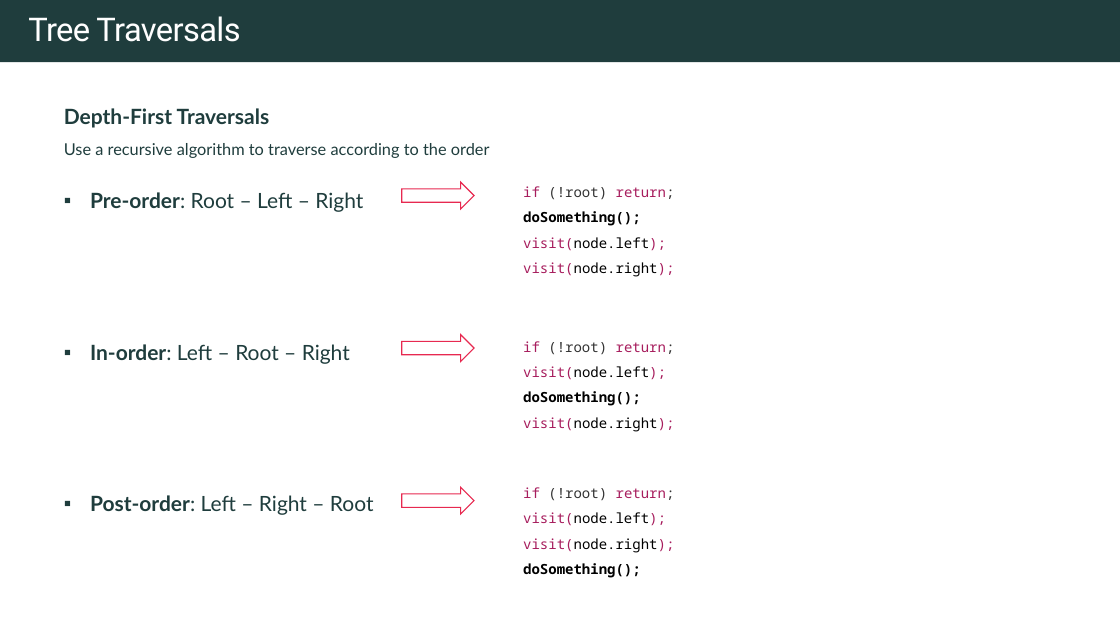
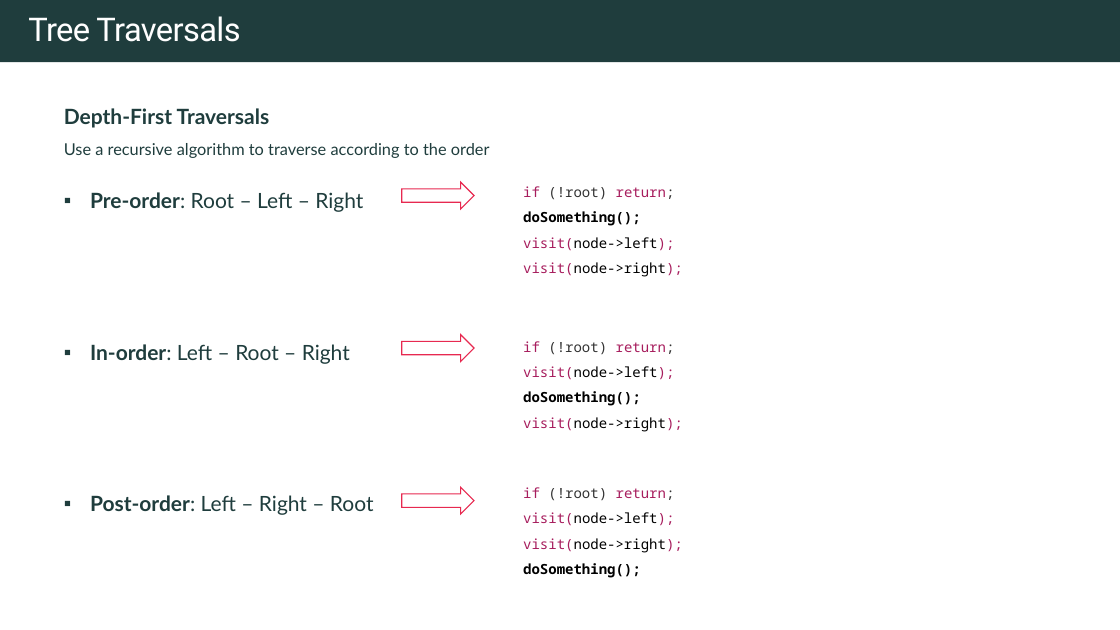
Before and after one commit to rfdavid/coding-interview-handbook-cpp, a slide deck: slide 63 of Algorithm and problem Solving Cheatsheet.pptm (slide 55 before the commit). Drawn at 1120x630 pixels with LibreOffice and Linux fonts; fonts in the diff are those of the drawing. Boxes give left, top, right and bottom in pixels: in the first picture for what was removed or moved away, otherwise in the second. Text is boxed around its words. In the diff, an @@ line names an element or a change of style, - is before the commit and + after.

```diff
--- a/Algorithm and problem Solving Cheatsheet.pptm
+++ b/Algorithm and problem Solving Cheatsheet.pptm
@@ text at (523,211,683,277): text changed @@
-doSomething();
-visit(node.left);
-visit(node.right);
+doSomething();
+visit(node->left);
+visit(node->right);
@@ text at (523,366,674,380): text changed @@
-visit(node.left);
+visit(node->left);
@@ text at (523,417,683,432): text changed @@
-visit(node.right);
+visit(node->right);
@@ text at (523,512,683,578): text changed @@
-visit(node.left);
-visit(node.right);
-doSomething();
+visit(node->left);
+visit(node->right);
+doSomething();
```
Also in this commit, not shown: 12 other slides changed, 8 slides added, 13 other files.
